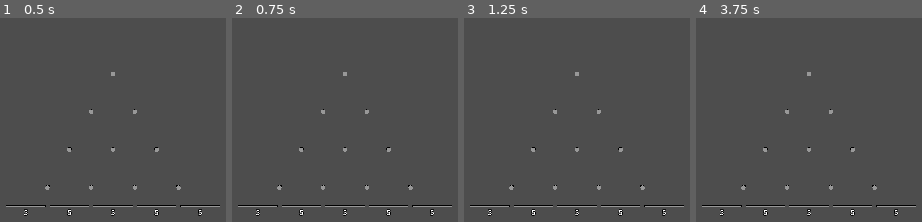
Above: before the commit, frames 1-4 (left to right).
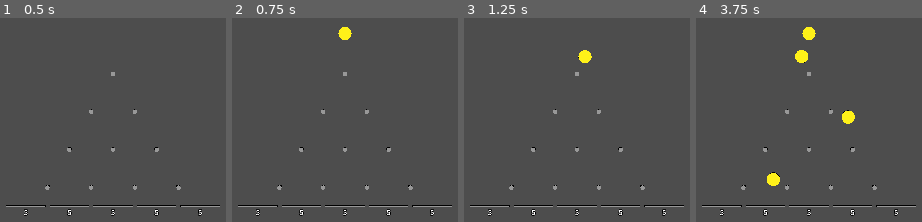
Above: after the commit, the same moments.

Repository: kjbrown-sandbox/pleenko
Game: Godot game, scene res://entities/main/main.tscn
Two runs of this game, one before a commit and one after it. Both use one fixed random seed, a clock stepped at 60 frames per second and the inputs below.
Inputs (mouse positions are in pixels of both pictures, inside the frame that each line leads up to):
- Up to frame 1 (0.5 s): no input
- Up to frame 2 (0.75 s): tap Enter at 0.5 s; move the mouse to (outside the picture) at 0.52 s; hold Right from 0.53 s (still down); hold Space (drop_coin) from 0.53 s (still down); click (outside the picture) at 0.67 s
- Up to frame 3 (1.25 s): keep holding Right; keep holding Space (drop_coin)
- Up to frame 4 (3.75 s): move the mouse to (outside the picture) at 1.27 s; release Right at 1.28 s; release Space (drop_coin) at 1.28 s; hold Left 1.28-2.03 s; tap Space (drop_coin) at 1.35, 2.3, 3.05 s; move the mouse to (outside the picture) at 2.02 s; hold 1 (drop_unrefined) 2.03-2.78 s; hold Right 2.03-3.53 s; move the mouse to (768, 164) at 2.77 s; tap P at 2.85 s; click (768, 164) at 2.92 s; move the mouse to (outside the picture) at 3.52 s; hold Left from 3.53 s (still down); hold Space (drop_coin) from 3.53 s (still down)

Frame 1 is identical in both runs. In frame 2, 0.3% of the frame differs, in the area x 46-54%, y 4-11%; in frame 3, 0.3%; in frame 4, 1.2%, in the area x 31-71%, y 4-83%.

Commit message:
Add ability to drop coin

Diff:
--- a/entities/coin/coin.gd
+++ b/entities/coin/coin.gd
@@ -25,13 +25,13 @@
 	else:
 		var x_tween: Tween = create_tween()
 		var direction = 1 if randf() < 0.5 else -1
-		x_tween.tween_property(self, "position:x", position.x + direction * board.space_between_pegs, fall_time) \
+		x_tween.tween_property(self, "position:x", position.x + direction * board.space_between_pegs / 2, fall_time) \
 			.set_ease(Tween.EASE_IN_OUT) \
 			.set_trans(Tween.TRANS_LINEAR)
 
 		var y_tween: Tween = create_tween()
 		y_tween.tween_property(self, "position:y", position.y + bounce_height, fall_time / 3) \
 			.set_ease(Tween.EASE_OUT).set_trans(Tween.TRANS_QUAD)
-		y_tween.tween_property(self, "position:y", position.y - bounce_height - board.vertical_spacing, fall_time * 2 / 3) \
-			.set_ease(Tween.EASE_IN).set_trans(Tween.TRANS_QUAD) \
-			.tween_callback(_bounce_or_despawn)
+		y_tween.tween_property(self, "position:y", position.y - board.vertical_spacing, fall_time * 2 / 3) \
+			.set_ease(Tween.EASE_IN).set_trans(Tween.TRANS_QUAD)
+		y_tween.tween_callback(_bounce_or_despawn)
--- a/entities/plinko_board/plinko_board.gd
+++ b/entities/plinko_board/plinko_board.gd
@@ -7,12 +7,24 @@
 
 const PegScene := preload("res://entities/peg/peg.tscn")
 const BucketScene: PackedScene = preload("res://entities/bucket/bucket.tscn")
+const CoinScene := preload("res://entities/coin/coin.tscn")
 
 @onready var pegs_container: Node3D = $Pegs
 @onready var buckets_container: Node3D = $Buckets
 
 func _ready() -> void:
 	build_board()
+
+func _input(event: InputEvent) -> void:
+	if event.is_action_pressed("drop_coin"):
+		drop_coin()
+
+func drop_coin() -> void:
+	var coin = CoinScene.instantiate()
+	coin.board = self
+	coin.position = Vector3(0, vertical_spacing + 0.2, 0) # 0.2 is coin + peg radius
+	add_child(coin)
+	coin.start(Vector3(0, 0.2, 0))
 
 func build_board() -> void:
 	for child in pegs_container.get_children():
